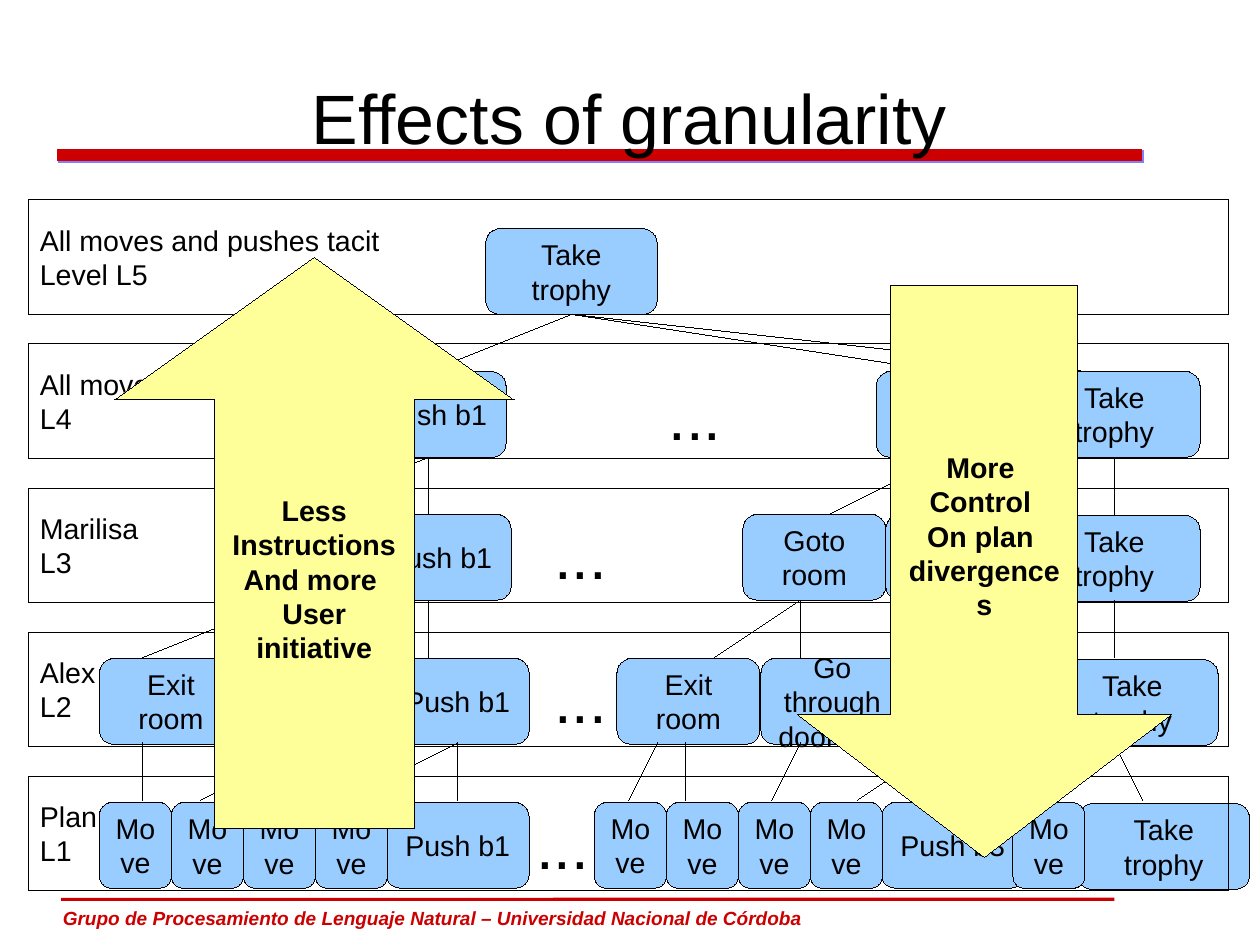
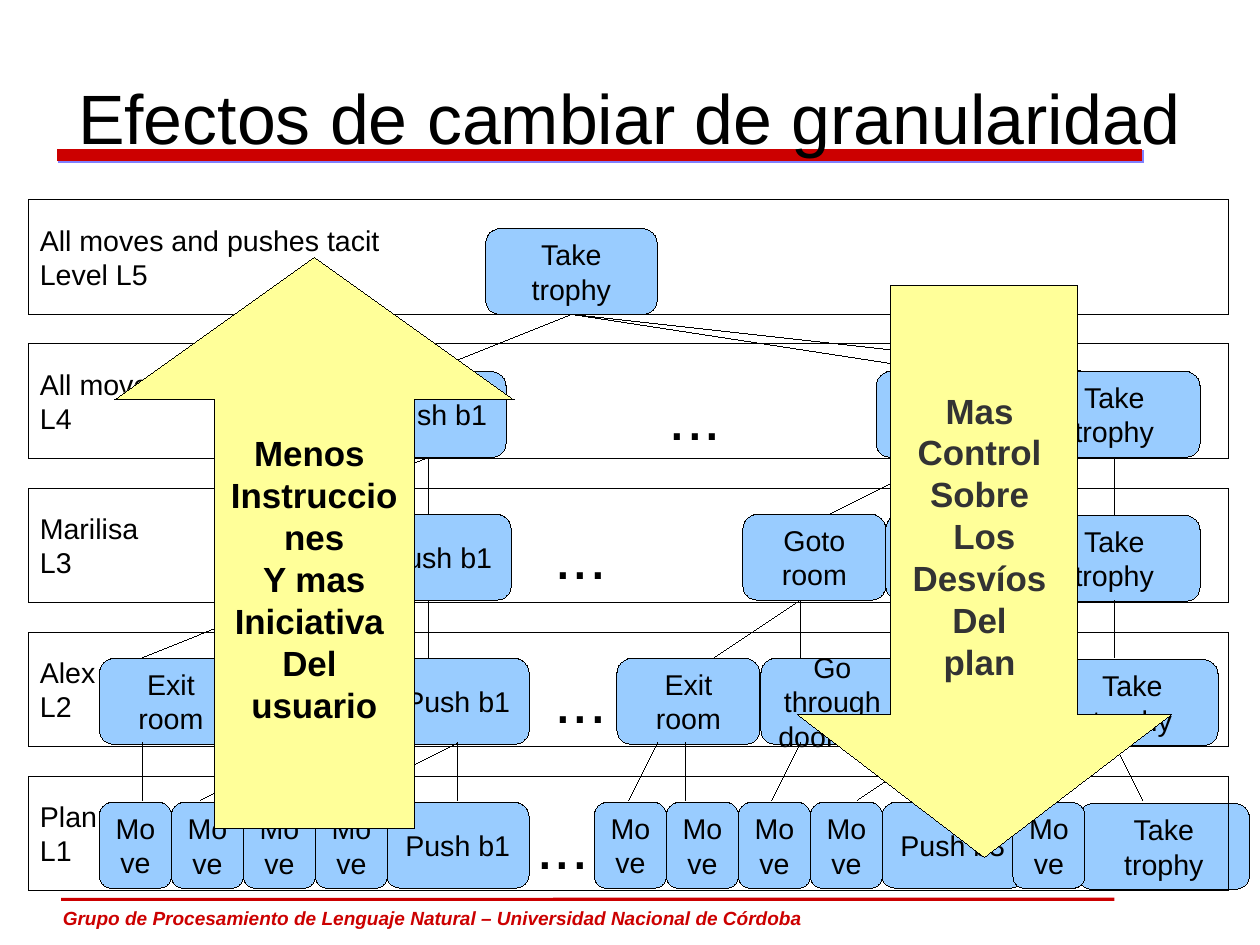
Before and after one commit to carlosareces/elic10, a slide deck: slide 27 of slides/dia5.odp (slide 18 before the commit). Drawn at 1260x945 pixels with LibreOffice and Linux fonts; fonts in the diff are those of the drawing; background and template pictures are left out. Boxes give left, top, right and bottom in pixels: in the first picture for what was removed or moved away, otherwise in the second. Text is boxed around its words. In the diff, an @@ line names an element or a change of style, - is before the commit and + after.

```diff
--- a/slides/dia5.odp
+++ b/slides/dia5.odp
@@ title at bbox=[78, 93, 1180, 157]: text changed @@
-Effects of granularity
+Efectos de cambiar de granularidad
@@ text in down arrow at bbox=[946, 400, 1014, 425]: text changed; size 18 to 22 pt; text colour #000000 to #333333 @@
-More
+Mas
@@ text in up arrow at bbox=[235, 442, 384, 719]: text changed; size 18 to 22 pt @@
-Less
-Instructions
-And more
-User
-initiative
+Menos
+Instrucciones
+Y mas
+Iniciativa
+Del
+usuario
@@ text in down arrow at bbox=[918, 439, 1042, 466]: size 18 to 22 pt, text colour #000000 to #333333 in "Control" @@
@@ text in down arrow at bbox=[913, 481, 1047, 682]: text changed; size 18 to 22 pt; text colour #000000 to #333333 @@
-On plan
-divergences
+Sobre
+Los
+Desvíos
+Del
+plan
```
Also in this commit, not shown: 14 other slides changed, 14 slides added, 5 slides removed.
